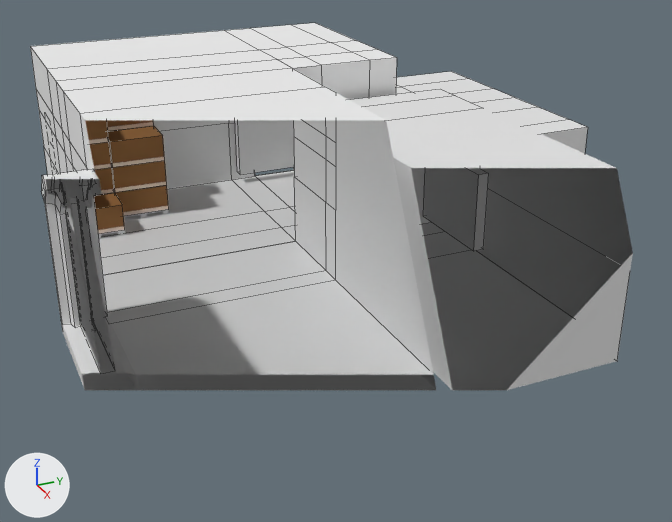
The FBX model Assets/Prefabs/Rooms/GateB.fbx as it was, and as the next commit left it.
Rendered twice from a camera (50 mm lens) standing at (67.4, -33.9, 33.9) and looking at (2.7, -4.9, 1.6). Every picture has the same lights, and +X, +Y and +Z are marked at lower left. The first picture is the older version. Mesh edges are drawn as thin lines on the coarser meshes. Everything nearer to the camera than a plane just in front of the edit is cut away. Where no turn or scale is listed for an object, it has been applied to the vertices.

The first picture shows 'F1_Box4.013', 'F1_GateB_Hitbox1-1', 'F1_GateB_Hitbox1-2', 'F1_GateB_Trigger1-2', 'F1_GateB_Trigger3-1', 'GateB', 'GateB_Chamber', 'GateB_ControllRoom', 'GateB_Door', 'GateB_DoorFrame', 'GateB_DoorFrameFloor', 'GateB_DoorPattern' and 21 more.
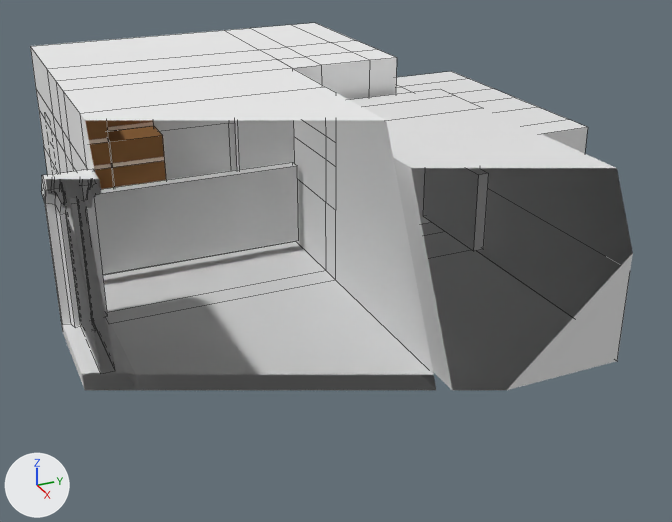
Where the change shows, as pixel boxes (x1, y1, x2, y2) in the pictures (672 x 522 px):
'WIN_Trigger', added
    after: (94, 162, 299, 274)

The change, as a diff of the scene's bpy script:
```diff
--- a/Assets/Prefabs/Rooms/GateB.fbx.py
+++ b/Assets/Prefabs/Rooms/GateB.fbx.py
@@ me_cube_406 @@
+me_cube_406.from_pydata(...)  # a box spanning x -0.5..0.5, y -7.5..10.5, z -8.0..-1.0
@@ ob_win_trigger @@
+ob_win_trigger = bpy.data.objects.new('WIN_Trigger', me_cube_406)
+ob_win_trigger.location = (-4.5, -16.0, 9.0)
```
